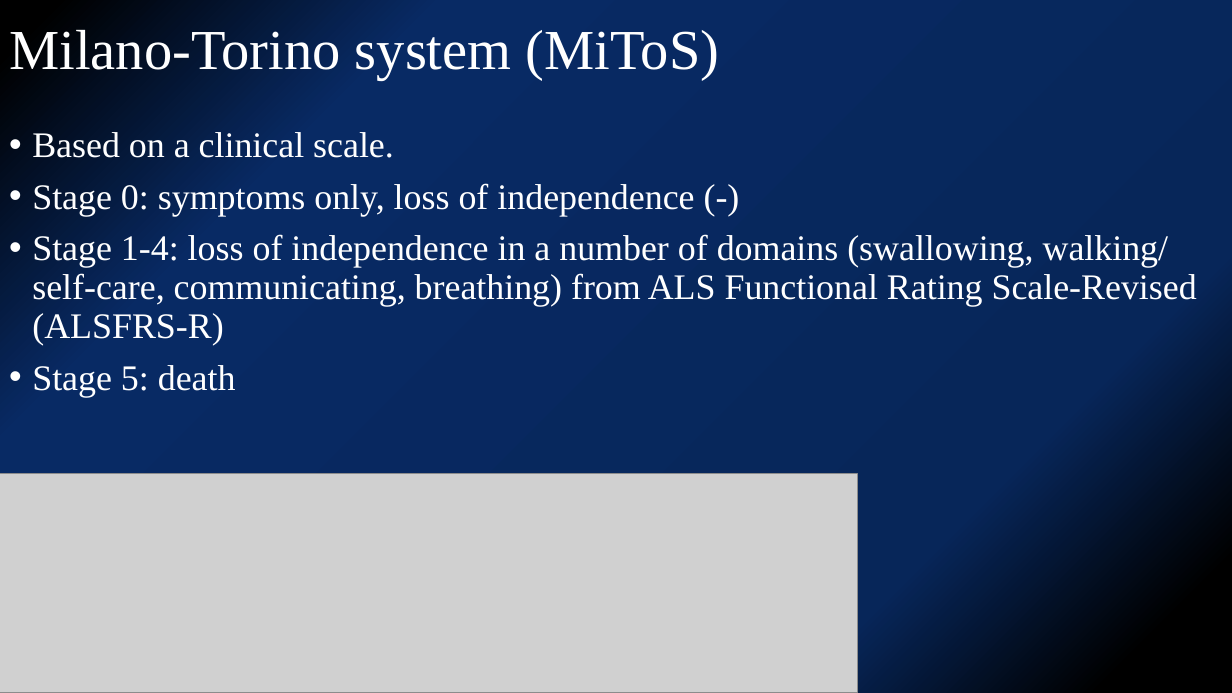
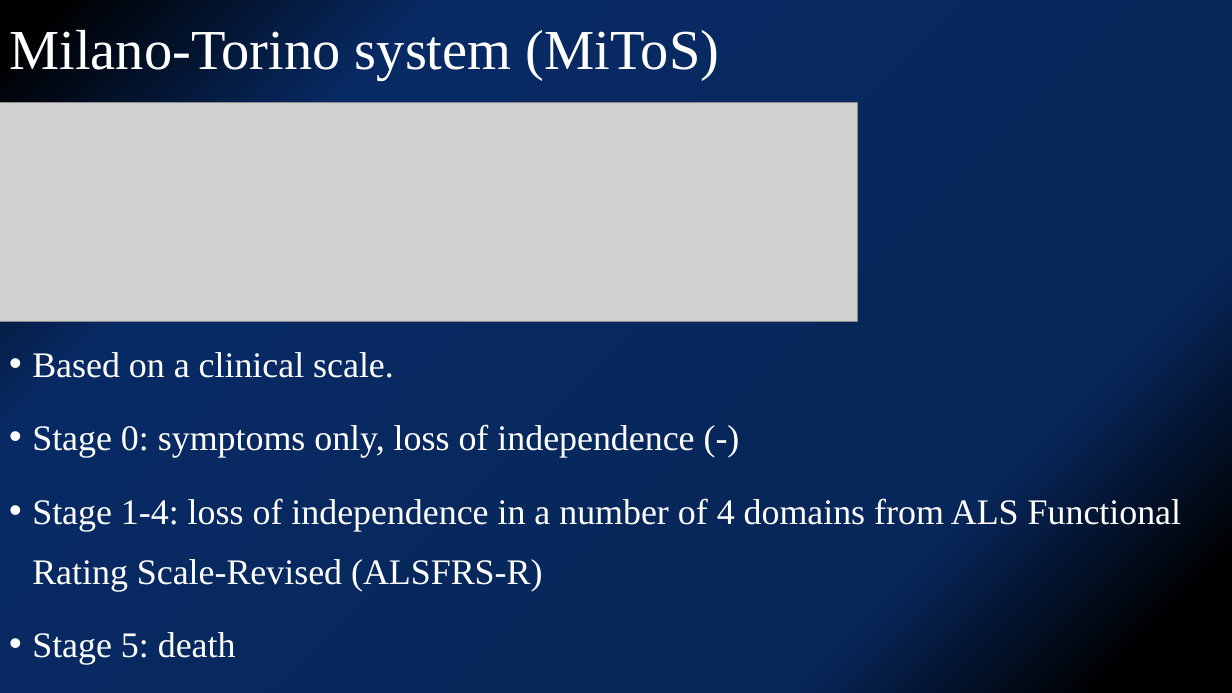
Before and after one commit to kjfdf/lecture, a slide deck: slide 7 of SNUH 심포지엄-유일한.pptx. Drawn at 1232x693 pixels with LibreOffice and Linux fonts; fonts in the diff are those of the drawing; grey boxes stand for pictures. Boxes give left, top, right and bottom in pixels: in the first picture for what was removed or moved away, otherwise in the second. Text is boxed around its words. In the diff, an @@ line names an element or a change of style, - is before the commit and + after.

```diff
--- a/SNUH 심포지엄-유일한.pptx
+++ b/SNUH 심포지엄-유일한.pptx
@@ picture: place and size @@
-picture at <box>0,474,858,693</box>
+picture at <box>0,103,858,322</box>
@@ text at <box>32,352,694,665</box>: line spacing 0.9 to 1.4 @@
@@ text at <box>32,498,1181,591</box>: text changed @@
-• Stage 1-4: loss of independence in a number of domains (swallowing, walking/self-care, communicating, breathing) from ALS Functional Rating Scale-Revised (ALSFRS-R)
+• Stage 1-4: loss of independence in a number of 4 domains from ALS Functional Rating Scale-Revised (ALSFRS-R)
```
Also in this commit, not shown: 8 other slides changed, 3 slides added, 4 slides removed, 1 other file.
